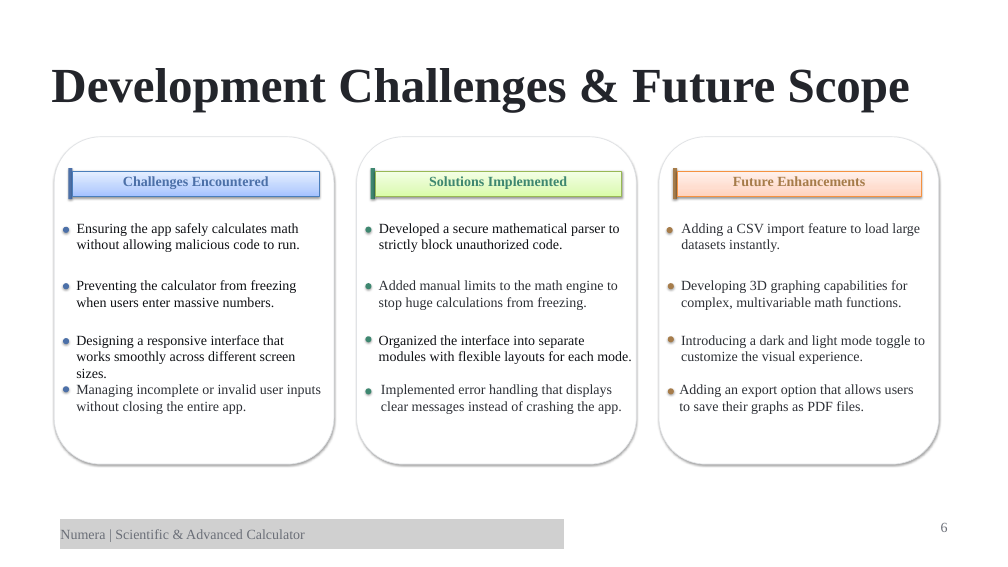
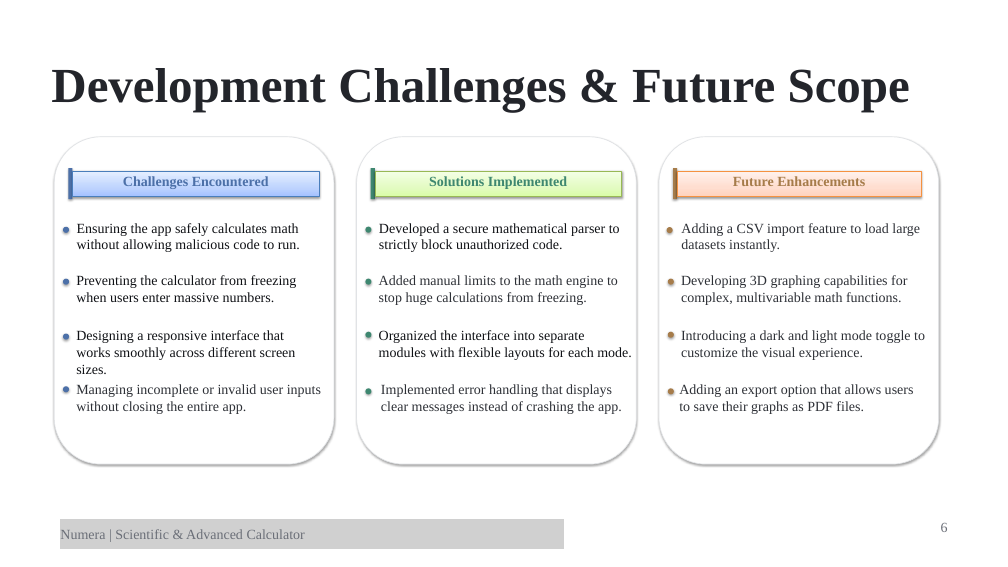
Before and after one commit to Aditi020/Numera, a slide deck: slide 6 of docs/Numera.pptx. Drawn at 1008x567 pixels with LibreOffice and Linux fonts; fonts in the diff are those of the drawing; grey boxes stand for pictures. Boxes give left, top, right and bottom in pixels: in the first picture for what was removed or moved away, otherwise in the second. Text is boxed around its words. In the diff, an @@ line names an element or a change of style, - is before the commit and + after.

Commit message:
Updating Presentation and Name of Calculator

```diff
--- a/docs/Numera.pptx
+++ b/docs/Numera.pptx
@@ 6 texts, 6 ellipses: place and size @@
-6 texts, 6 ellipses at bbox=[63, 280, 925, 364]
+6 texts, 6 ellipses at bbox=[63, 275, 925, 360]
```
Also in this commit, not shown: 5 other slides changed, 2 other files.
